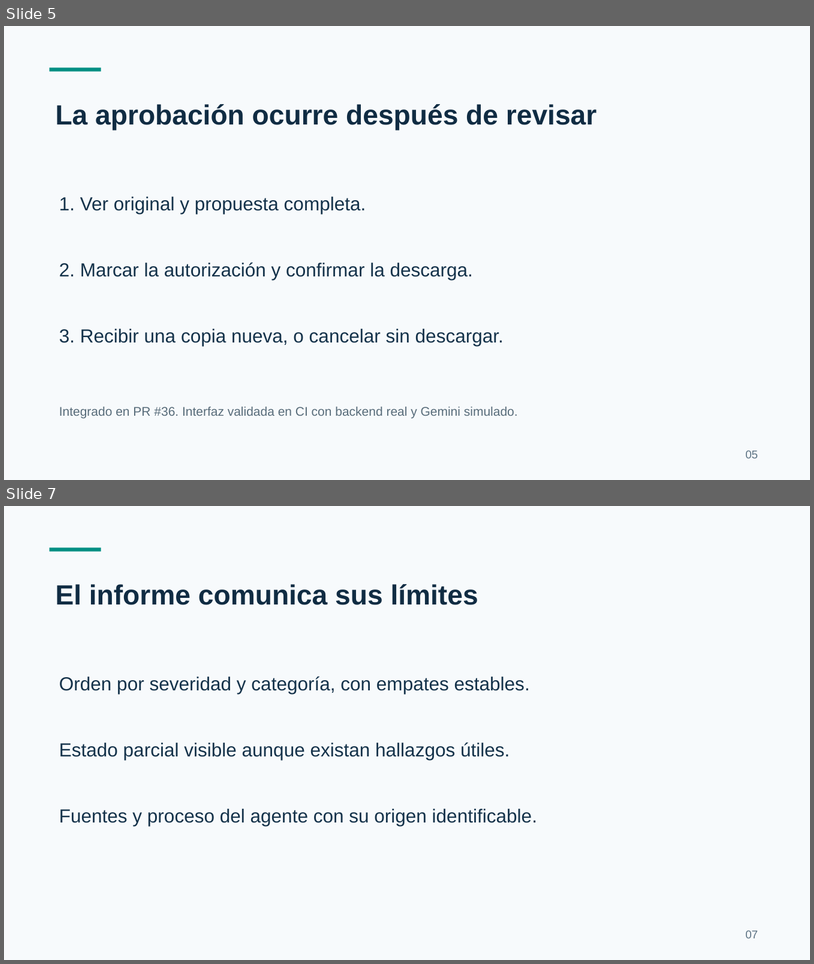
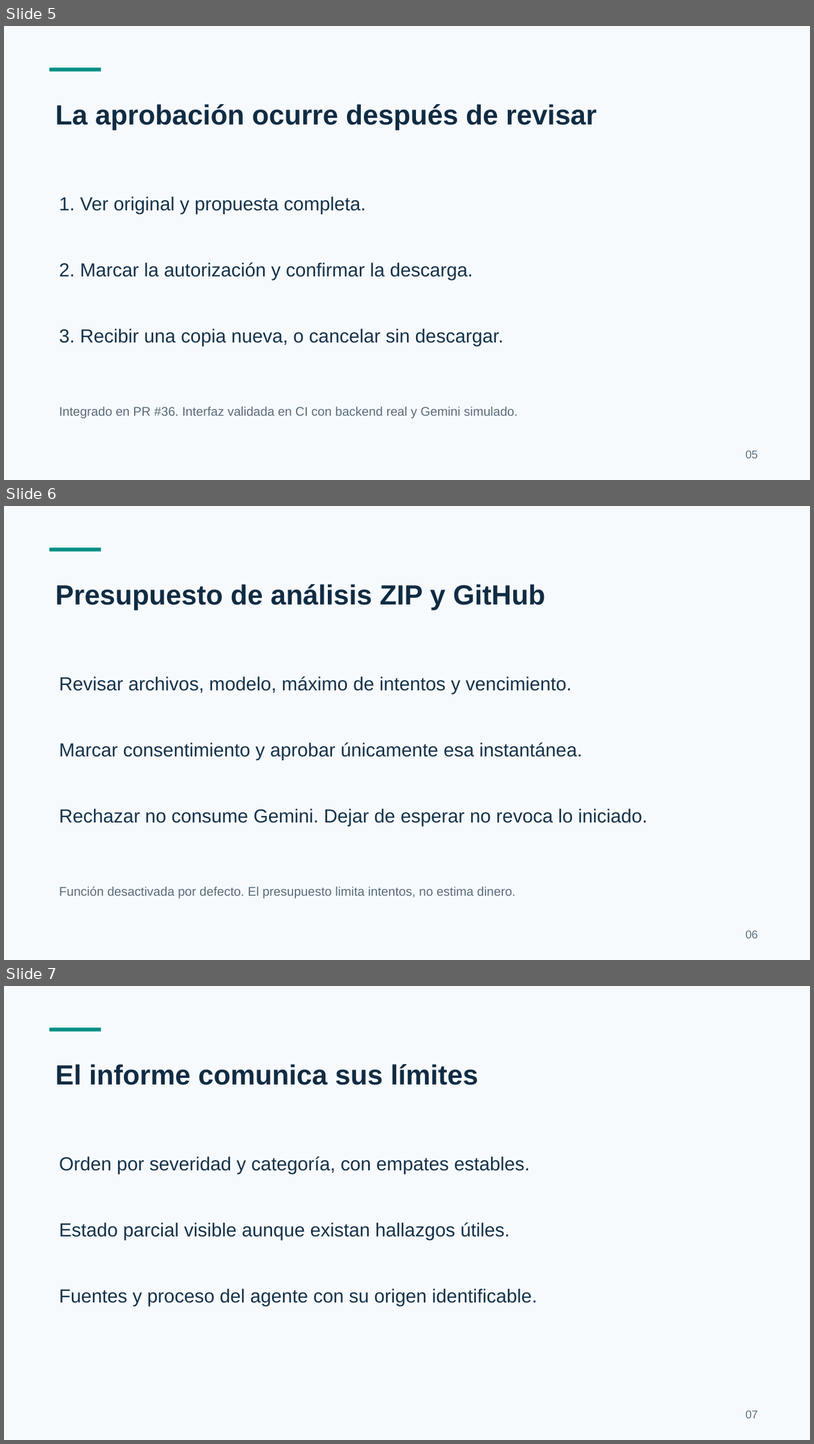
Before and after one commit to Christian-gv-01/revisor-inteligente-codigo, a slide deck: docs/presentacion/CODEGUARD-borrador-12-minutos.pptx. Shown one above the other, each under a label of ours: slides 5 and 7 before the commit, slides 5, 6 and 7 after it; the slides between them are not shown. The pictures are 814x964 and 814x1444 pixels, drawn with LibreOffice and Linux fonts; fonts in the diff are those of the drawing. Boxes give left, top, right and bottom in pixels: in the first picture for what was removed or moved away, otherwise in the second. Text is boxed around its words. In the diff, an @@ line names an element or a change of style, - is before the commit and + after.

Commit message:
docs: revisar agente v2 y presupuesto con trazabilidad y sustentacion

```diff
--- a/docs/presentacion/CODEGUARD-borrador-12-minutos.pptx
+++ b/docs/presentacion/CODEGUARD-borrador-12-minutos.pptx
@@ slide 6 added at [4, 506, 810, 960], background #F7FAFC @@
@@ rectangle added at [50, 548, 101, 552], fill #008F83 @@
@@ text added at [56, 584, 546, 610], 33 pt, text #102C43, bold @@
+Presupuesto de análisis ZIP y GitHub
@@ text added at [59, 676, 572, 694], 22.5 pt, text #14324A @@
+Revisar archivos, modelo, máximo de intentos y vencimiento.
@@ text added at [59, 742, 583, 760], 22.5 pt, text #14324A @@
+Marcar consentimiento y aprobar únicamente esa instantánea.
@@ text added at [59, 808, 648, 826], 22.5 pt, text #14324A @@
+Rechazar no consume Gemini. Dejar de esperar no revoca lo iniciado.
@@ text added at [59, 886, 516, 898], 15 pt, text #586C7A @@
+Función desactivada por defecto. El presupuesto limita intentos, no estima dinero.
@@ text added at [746, 930, 758, 938], 13.5 pt, text #5D7384 @@
+06
```
Also in this commit, not shown: 4 slides changed, 2 other slides added, 3 slides removed, 17 other files.
